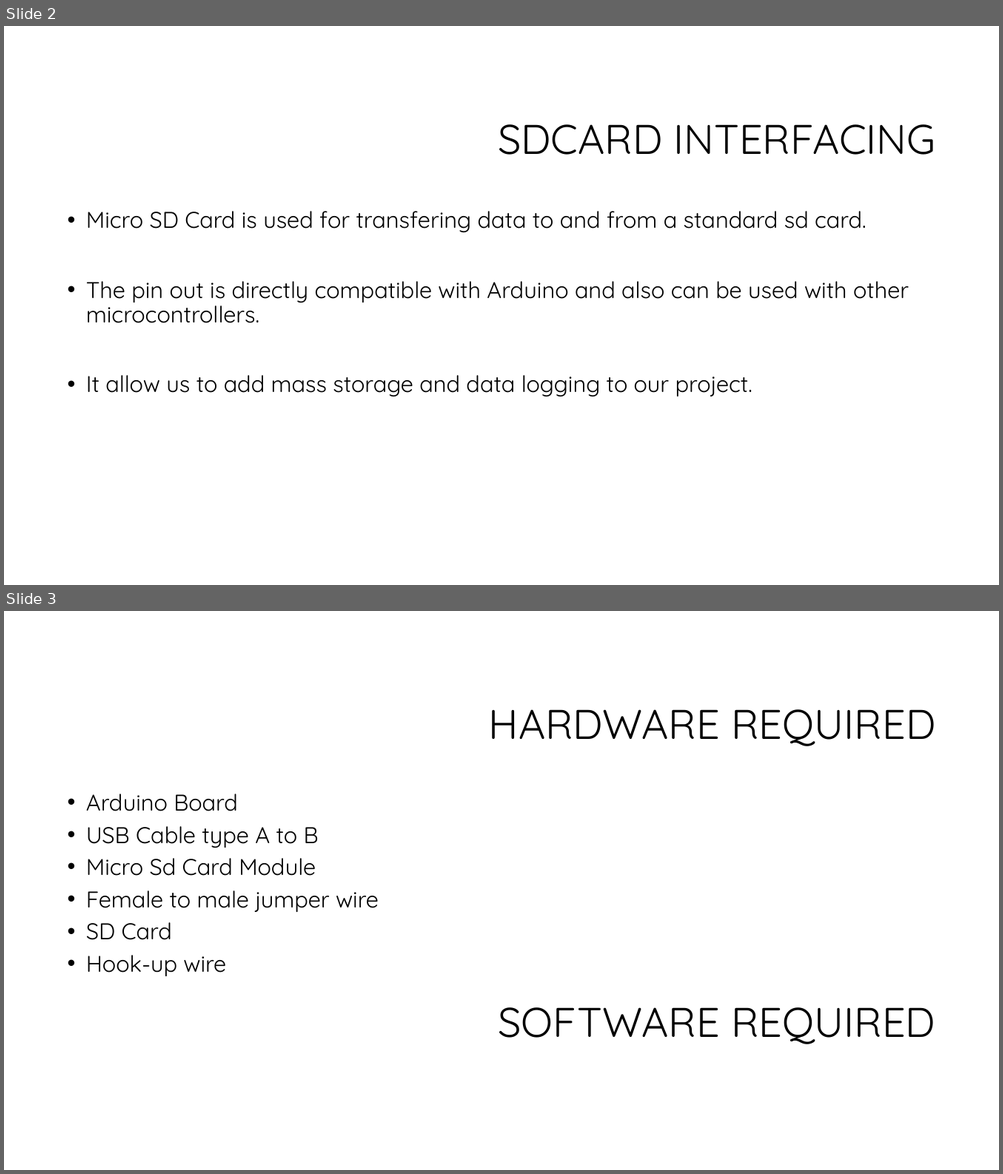
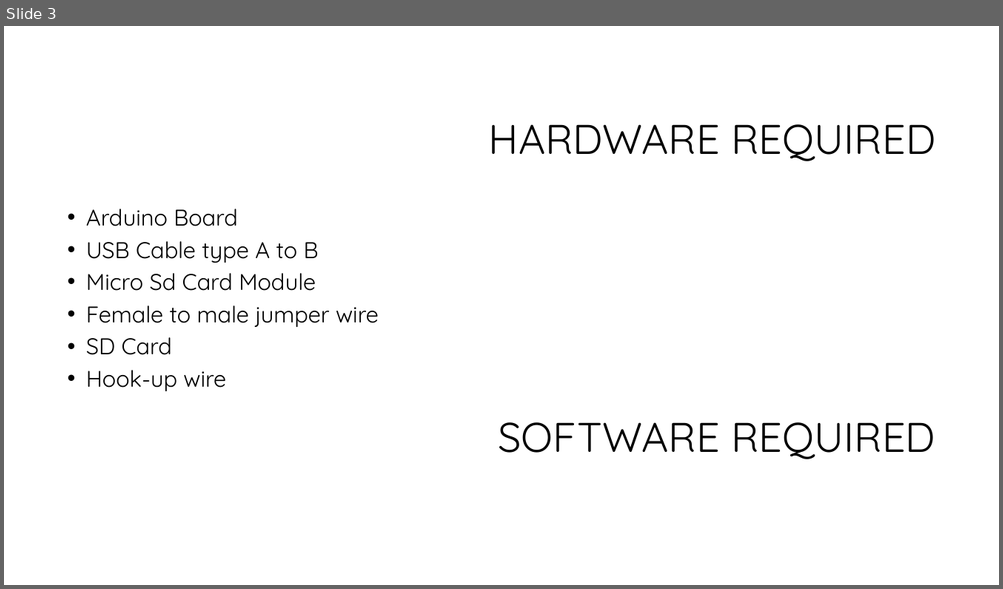
Before and after one commit to softwaresunleashed/arduino, a slide deck: custom_projects/01_MicroSdCardInterfacing/01_MicroSdCardInterfacing.pptx. Shown one above the other, each under a label of ours: slides 2 and 3 before the commit, slide 3 after it. The pictures are 1003x1174 and 1003x589 pixels, drawn with LibreOffice and Linux fonts; fonts in the diff are those of the drawing; background and template pictures are left out. Boxes give left, top, right and bottom in pixels: in the first picture for what was removed or moved away, otherwise in the second. Text is boxed around its words. In the diff, an @@ line names an element or a change of style, - is before the commit and + after.

```diff
--- a/custom_projects/01_MicroSdCardInterfacing/01_MicroSdCardInterfacing.pptx
+++ b/custom_projects/01_MicroSdCardInterfacing/01_MicroSdCardInterfacing.pptx
@@ slide 2 removed at (4,26,999,585), background #FFFFFF @@
@@ title removed at (498,124,936,155) @@
-SDCARD INTERFACING
@@ text removed at (86,211,908,397) @@
-• Micro SD Card is used for transfering data to and from a standard sd card.
-• The pin out is directly compatible with Arduino and also can be used with other microcontrollers.
-• It allow us to add mass storage and data logging to our project.
```
Also in this commit, not shown: 2 slides added, 1 other slide removed, 2 other files.
